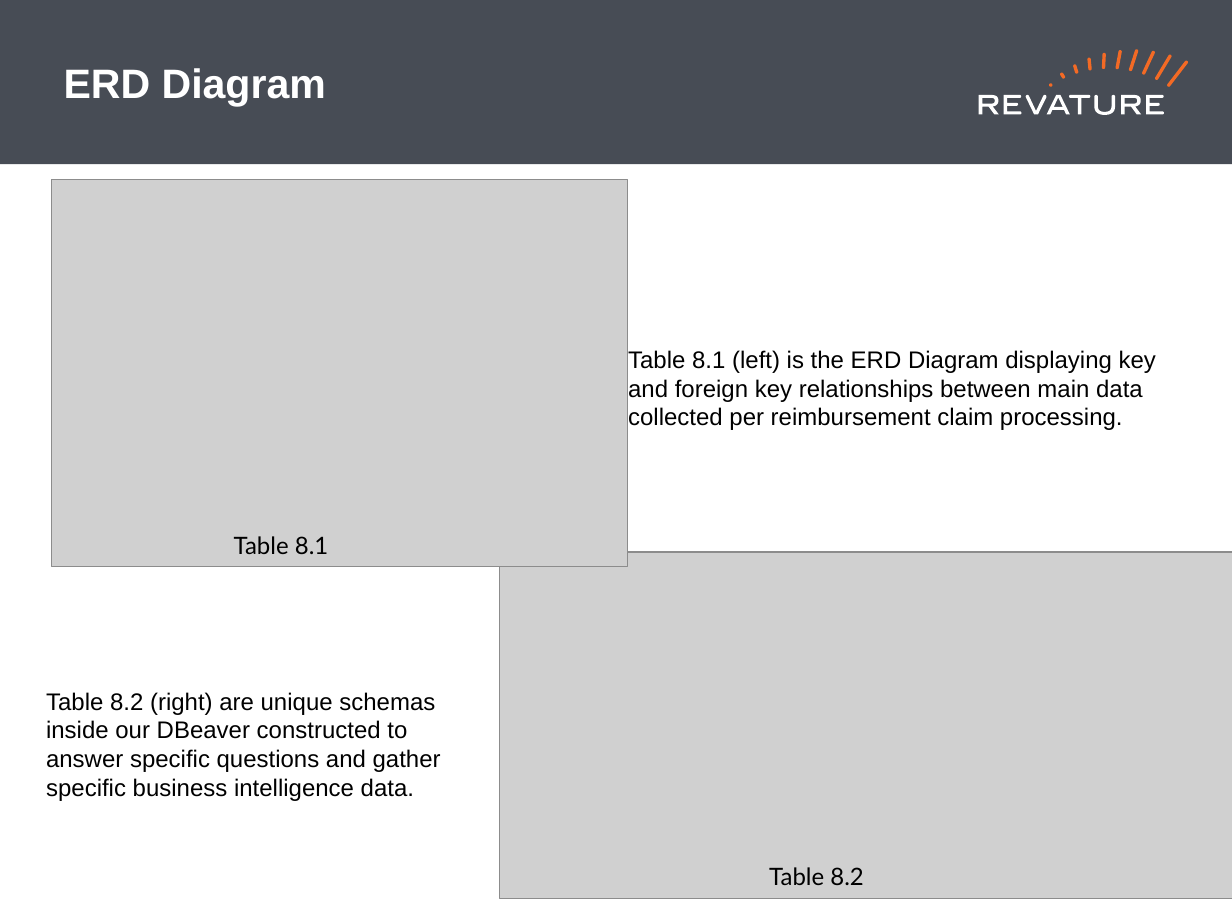
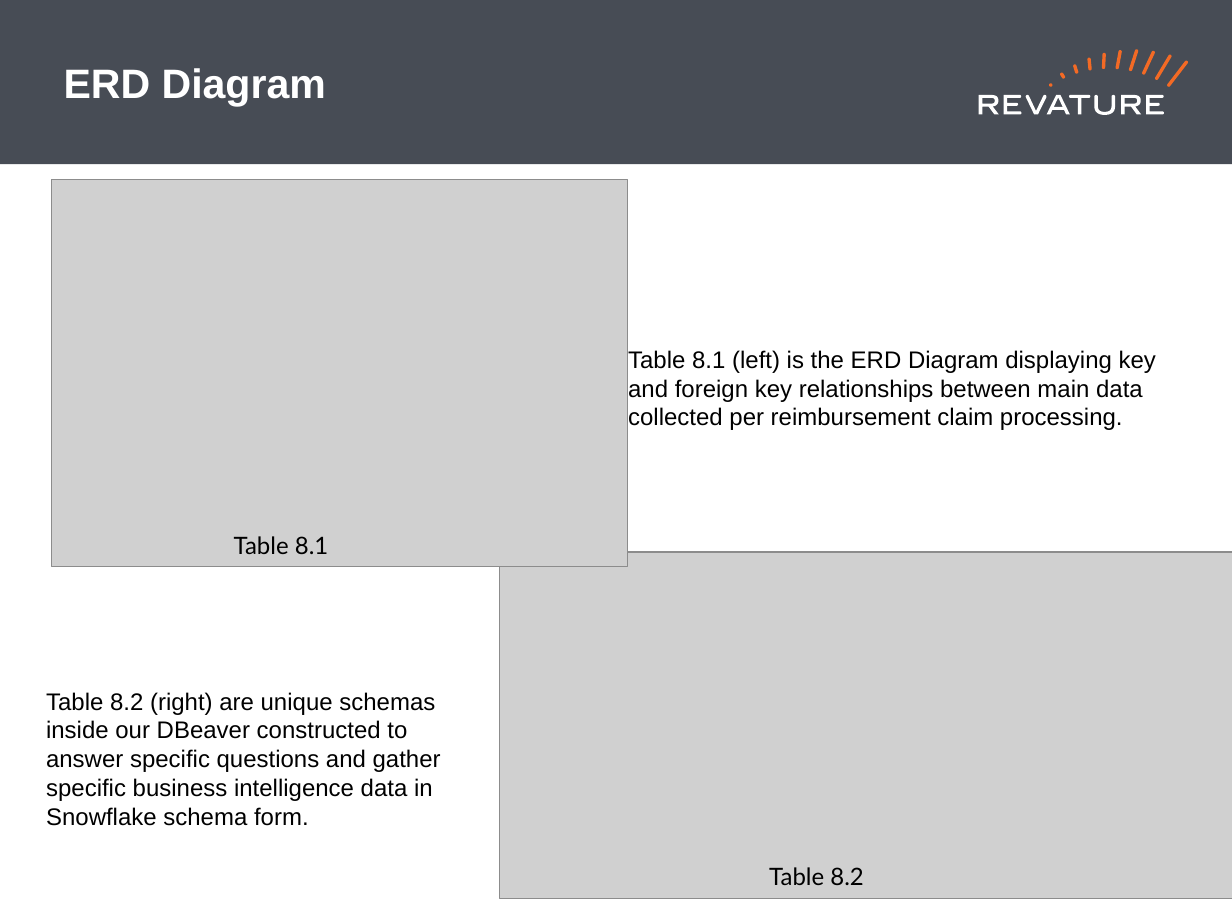
Before and after one commit to 220103-java-etl/Amplifire-404-Braincells, a slide deck: slide 9 of BraincellsP2_Presentation.pptx. Drawn at 1232x924 pixels with LibreOffice and Linux fonts; fonts in the diff are those of the drawing; grey boxes stand for pictures. Boxes give left, top, right and bottom in pixels: in the first picture for what was removed or moved away, otherwise in the second. Text is boxed around its words. In the diff, an @@ line names an element or a change of style, - is before the commit and + after.

Commit message:
adding final updates to presentation

```diff
--- a/BraincellsP2_Presentation.pptx
+++ b/BraincellsP2_Presentation.pptx
@@ text at (46, 692, 441, 826): text changed @@
-Table 8.2 (right) are unique schemas inside our DBeaver constructed to answer specific questions and gather specific business intelligence data.
+Table 8.2 (right) are unique schemas inside our DBeaver constructed to answer specific questions and gather specific business intelligence data in Snowflake schema form.
```
Also in this commit, not shown: 4 other slides changed.
